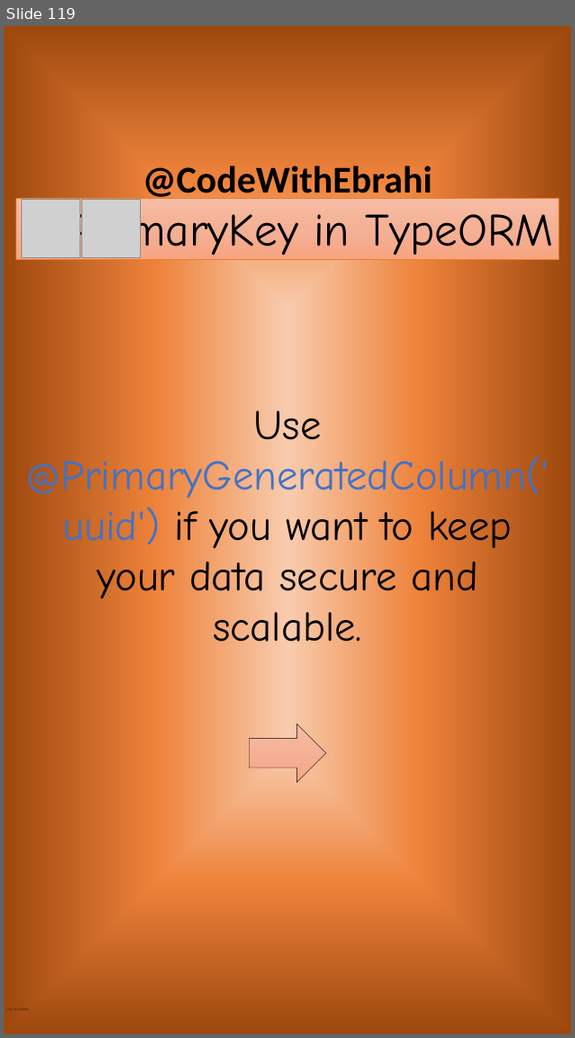
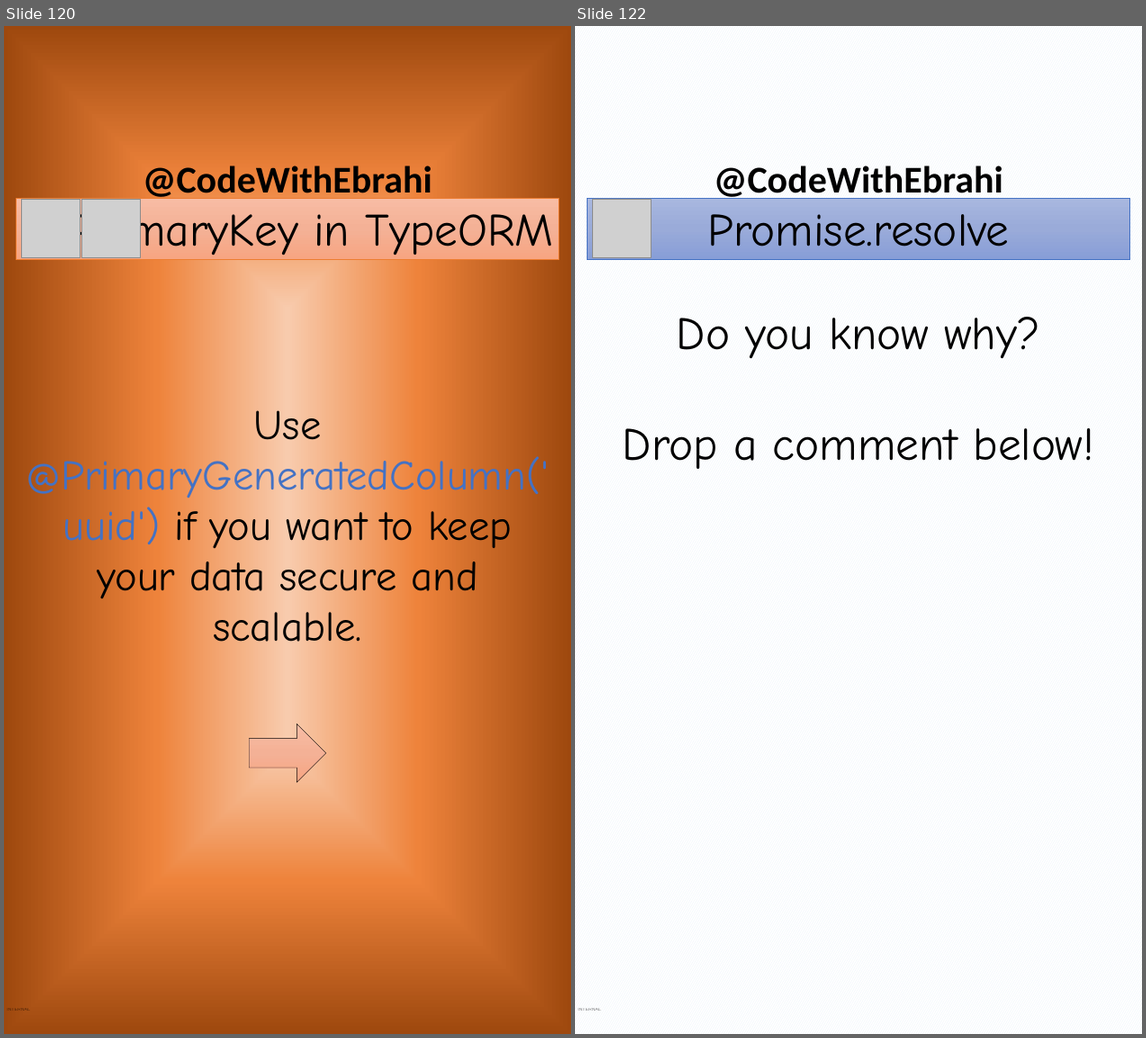
Before and after one commit to ebrahimsalehi1/python_codes, a slide deck: assets/images.pptx. Shown side by side, each under a label of ours: slide 119 before the commit, slides 120 and 122 after it; the slides between them are not shown. The pictures are 575x1038 and 1146x1038 pixels, drawn with LibreOffice and Linux fonts; fonts in the diff are those of the drawing; grey boxes stand for pictures; background and template pictures are left out. Boxes give left, top, right and bottom in pixels: in the first picture for what was removed or moved away, otherwise in the second. Text is boxed around its words. In the diff, an @@ line names an element or a change of style, - is before the commit and + after.

```diff
--- a/assets/images.pptx
+++ b/assets/images.pptx
@@ slide 122 added at [575,26,1142,1034], background pattern #DEEBF7 on #FFFFFF; not listed: 2 template elements that a slide beside it also shows @@
@@ rectangle added at [587,198,1129,259], fill gradient #A8B7DF to #9AABD9 to #889ED7, outline #4472C4 0.5 pt, 66 pt, text #000000 @@
+Promise.resolve
@@ picture added at [593,199,651,257] @@
@@ text added at [623,317,1094,469], 66 pt, text #000000 @@
+Do you know why?
+Drop a comment below!
@@ what was slide 119 is now slide 120 @@
```
Also in this commit, not shown: 3 other slides added, 2 other files.
